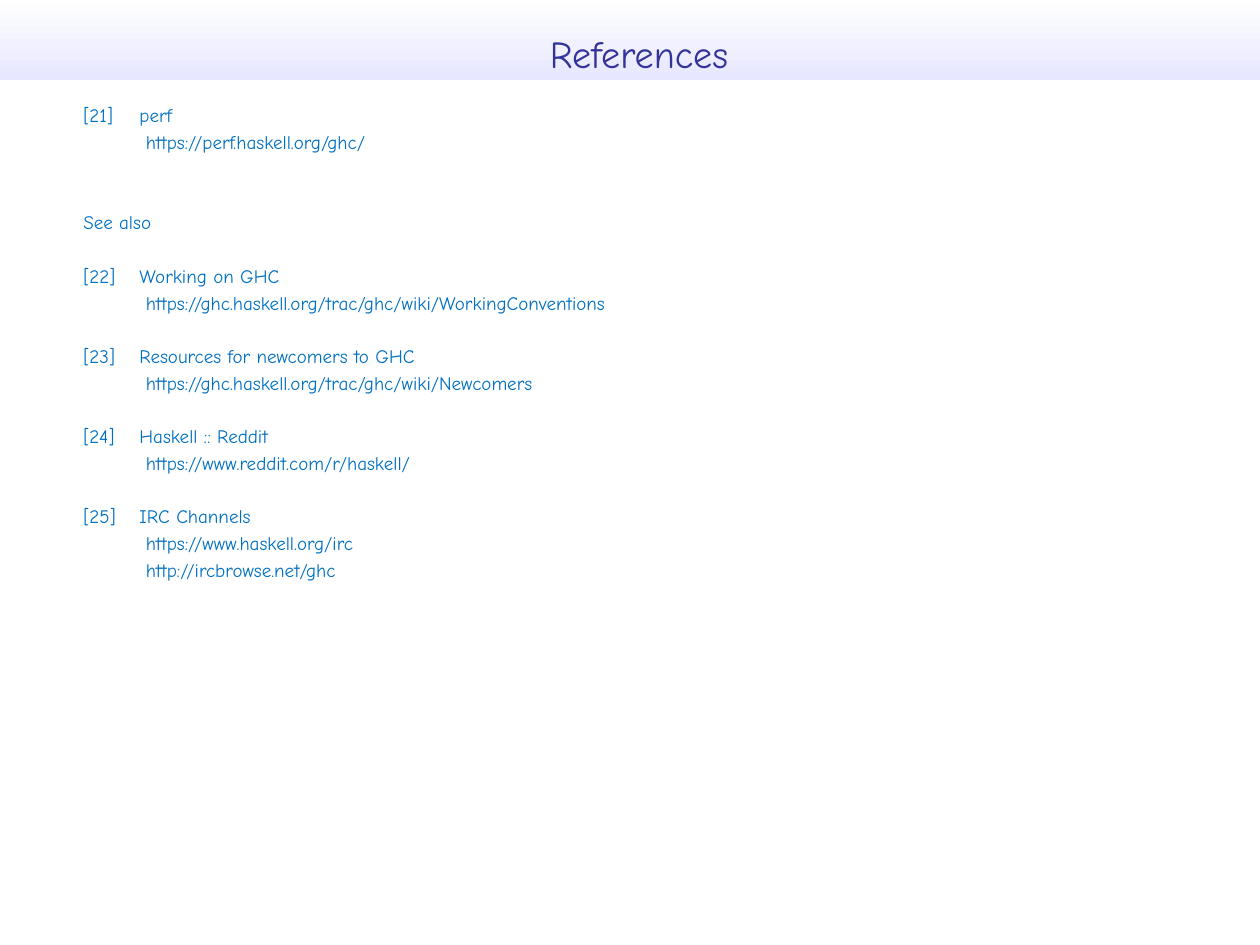
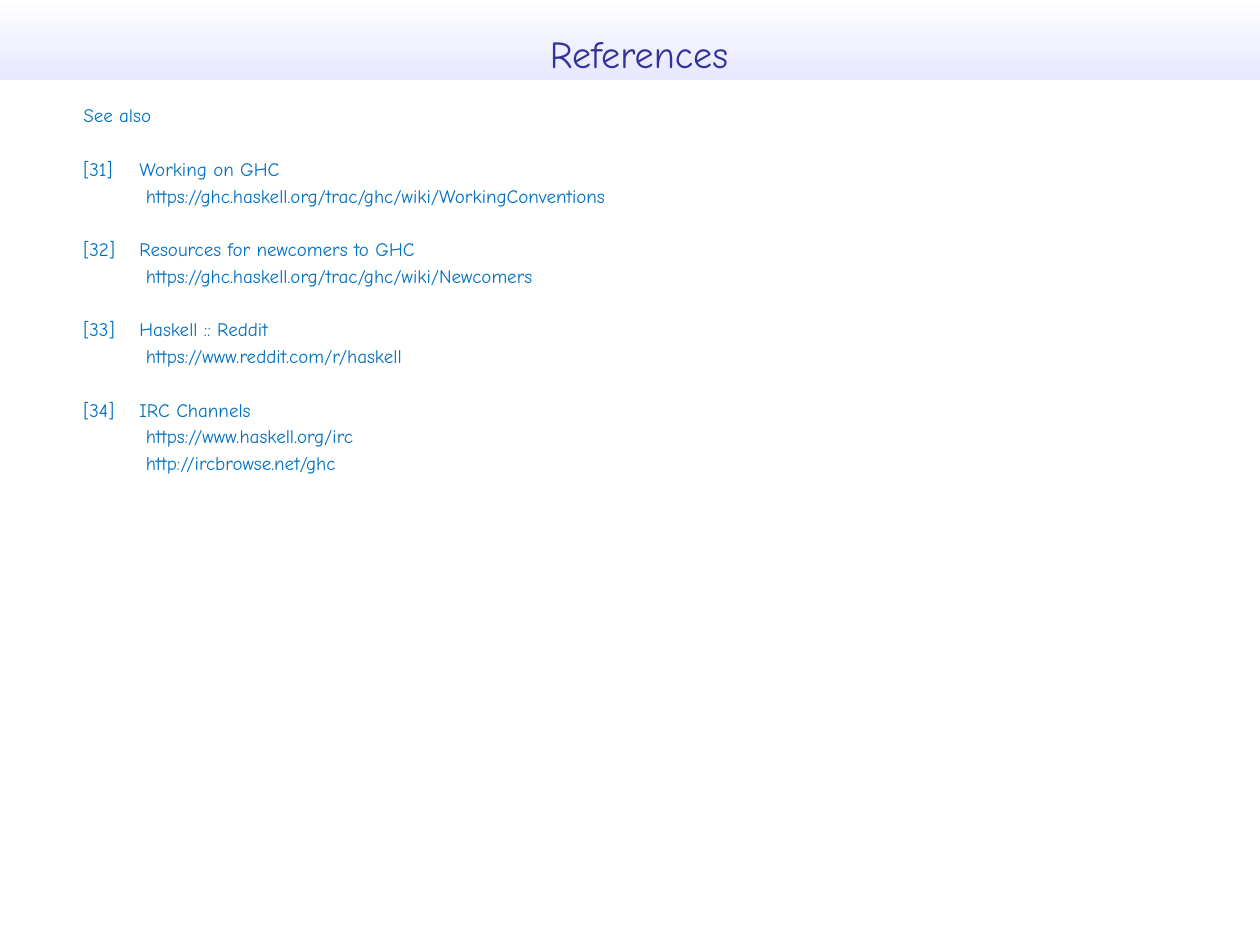
Before and after one commit to takenobu-hs/ghc-development-flow, a slide deck: slide 23 of src/ghc_development_flow.pptx (slide 17 before the commit). Drawn at 1260x945 pixels with LibreOffice and Linux fonts; fonts in the diff are those of the drawing. Boxes give left, top, right and bottom in pixels: in the first picture for what was removed or moved away, otherwise in the second. Text is boxed around its words. In the diff, an @@ line names an element or a change of style, - is before the commit and + after.

```diff
--- a/src/ghc_development_flow.pptx
+++ b/src/ghc_development_flow.pptx
@@ text at bbox=[83, 107, 365, 153]: paragraphs removed @@
-[21] perf
-https://perf.haskell.org/ghc/
@@ text at bbox=[83, 161, 279, 180]: text changed @@
-[22] Working on GHC
+[31] Working on GHC
@@ text at bbox=[83, 241, 414, 259]: text changed @@
-[23] Resources for newcomers to GHC
+[32] Resources for newcomers to GHC
@@ text at bbox=[83, 321, 402, 420]: text changed @@
-[24] Haskell :: Reddit
-https://www.reddit.com/r/haskell/
-[25] IRC Channels
+[33] Haskell :: Reddit
+https://www.reddit.com/r/haskell
+[34] IRC Channels
```
Also in this commit, not shown: 8 other slides changed, 6 slides added, 1 other file.
